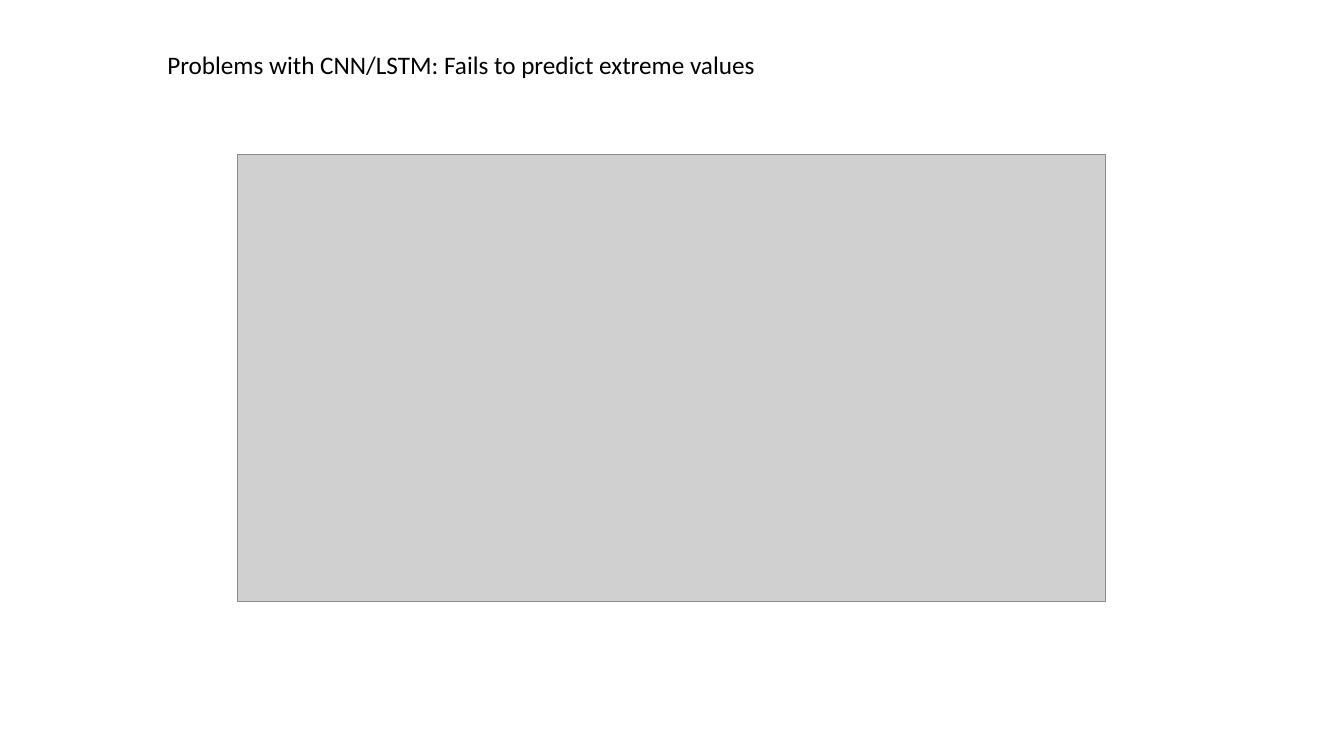
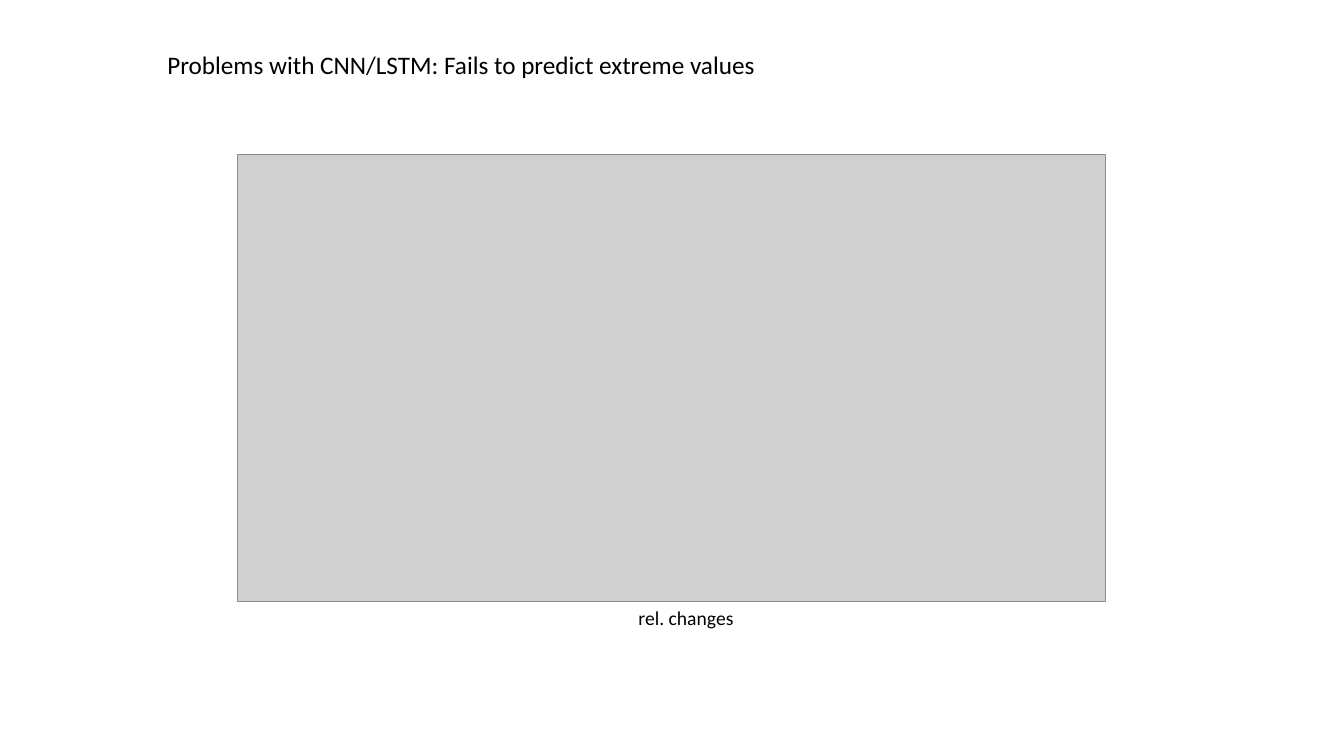
Before and after one commit to MarcoLandtHayen/EchoStateNetworks, a slide deck: slide 6 of ESN_vs_CNNLSTM_amazon.pptx. Drawn at 1344x756 pixels with LibreOffice and Linux fonts; fonts in the diff are those of the drawing; grey boxes stand for pictures. Boxes give left, top, right and bottom in pixels: in the first picture for what was removed or moved away, otherwise in the second. Text is boxed around its words. In the diff, an @@ line names an element or a change of style, - is before the commit and + after.

```diff
--- a/ESN_vs_CNNLSTM_amazon.pptx
+++ b/ESN_vs_CNNLSTM_amazon.pptx
@@ text added at bbox=[638, 611, 734, 629], 14 pt, text #000000 @@
+rel. changes
```
Also in this commit, not shown: 2 other slides changed, 1 other file.
